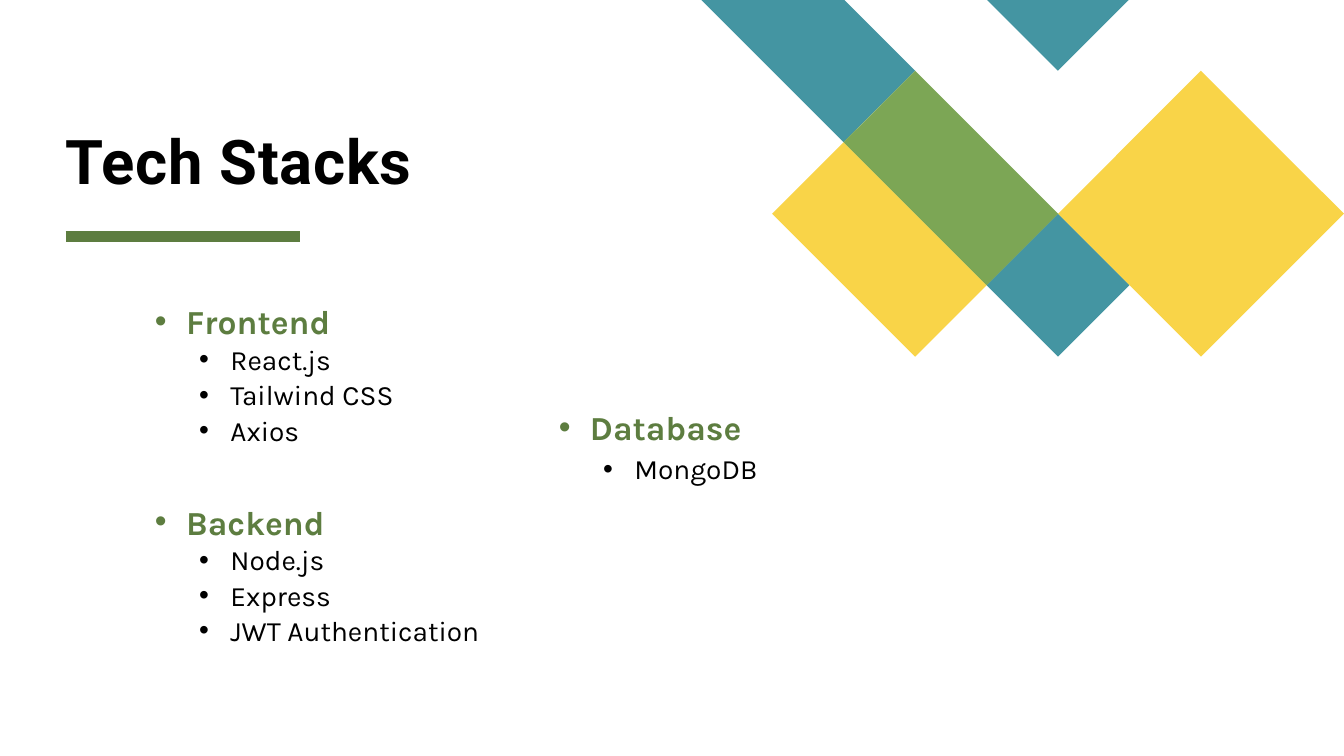
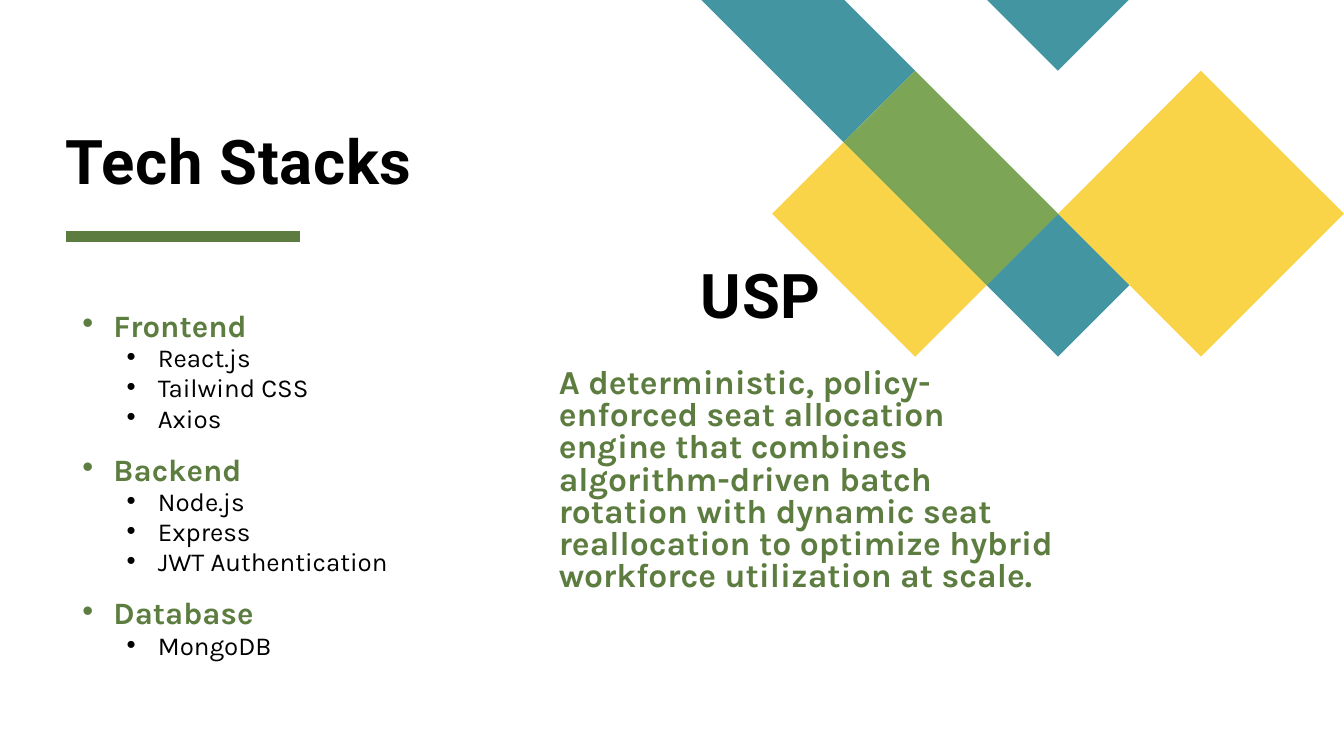
Before and after one commit to SurichaSinha/Seat-Management-System, a slide deck: slide 2 of project-snapshots/ppt/seat-mgmt-system.pptx. Drawn at 1344x756 pixels with LibreOffice and Linux fonts; fonts in the diff are those of the drawing. Boxes give left, top, right and bottom in pixels: in the first picture for what was removed or moved away, otherwise in the second. Text is boxed around its words. In the diff, an @@ line names an element or a change of style, - is before the commit and + after.

```diff
--- a/project-snapshots/ppt/seat-mgmt-system.pptx
+++ b/project-snapshots/ppt/seat-mgmt-system.pptx
@@ text "Frontend": place and size @@
-text "Frontend" at bbox=[186, 311, 479, 642]
+text "Frontend" at bbox=[113, 315, 388, 662]
@@ text added at bbox=[701, 273, 820, 319], 44 pt, text #000000, bold @@
+USP
@@ text at bbox=[113, 315, 388, 572]: size 24 to 22.2 pt in "Frontend", "Backend"; size 20 to 18.5 pt in "React.js", "Tailwind CSS", "Axios", "Node.js" and 2 more places; line spacing 0.7 to 0.6; line spacing 0.8 to 0.7 @@
@@ text added at bbox=[559, 370, 1052, 588], 24 pt, text #5D7D40, bold @@
+A deterministic, policy-enforced seat allocation engine that combines algorithm-driven batch rotation with dynamic seat reallocation to optimize hybrid workforce utilization at scale.
@@ text removed at bbox=[590, 417, 757, 486] @@
-• Database
-  • MongoDB
@@ text at bbox=[113, 602, 272, 662]: paragraphs added @@
+• Database
+  • MongoDB
```
Also in this commit, not shown: 2 other slides changed, 3 slides added, 20 other files.
